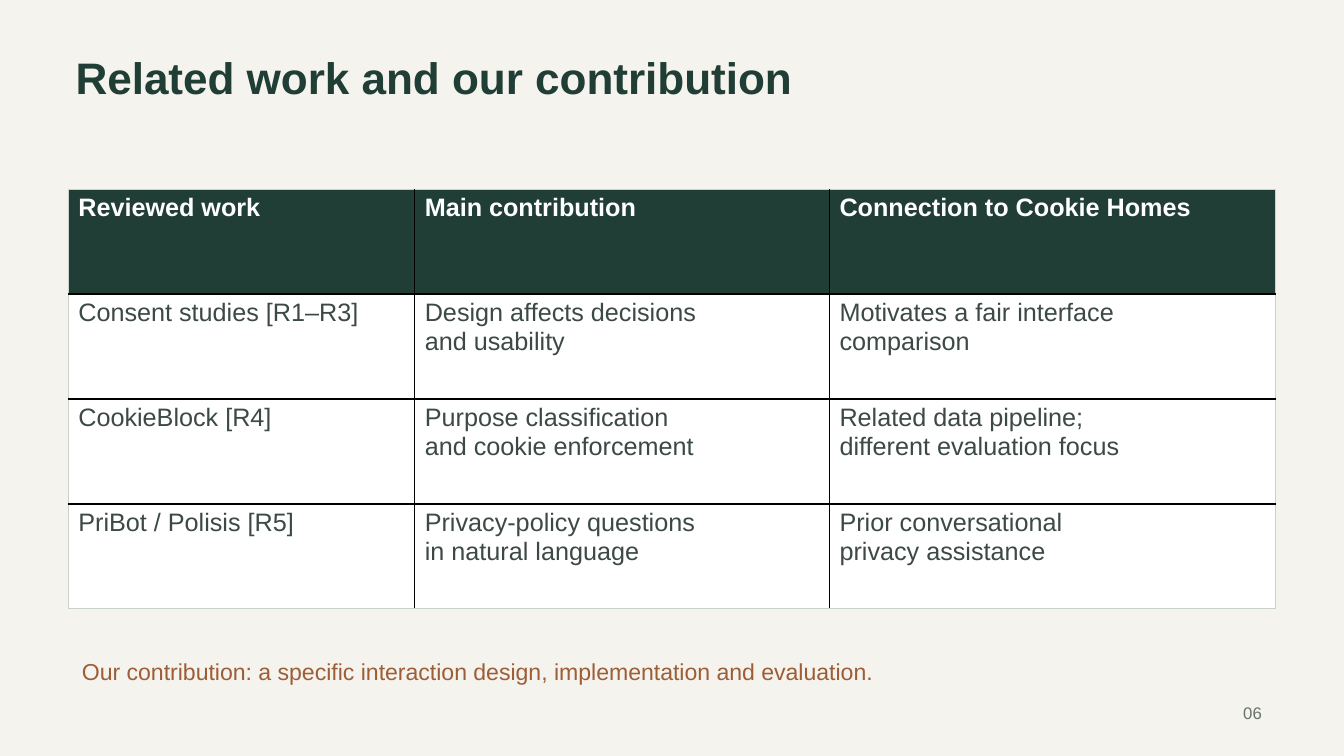
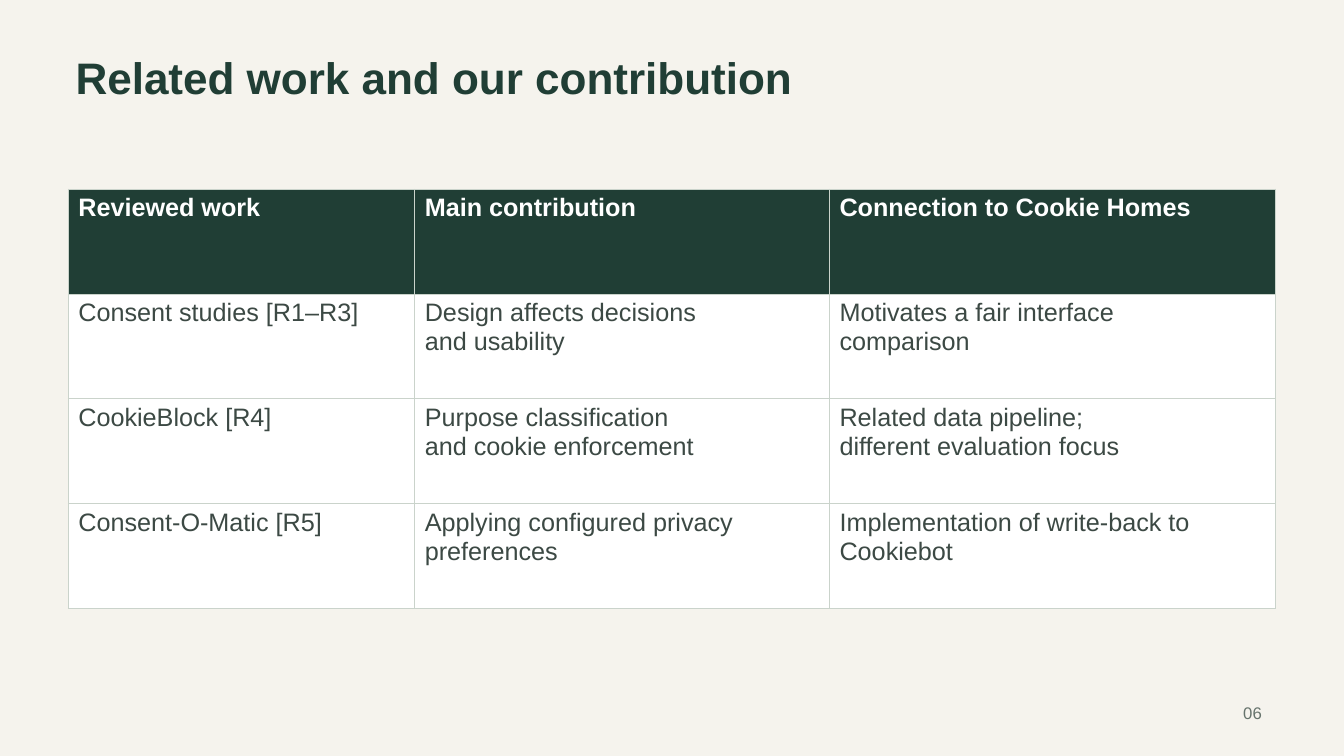
Before and after one commit to CXl0l0/cookiehome, a slide deck: slide 6 of output/presentation-expanded/Cookie_Homes_Presentation_Updated.pptx. Drawn at 1344x756 pixels with LibreOffice and Linux fonts; fonts in the diff are those of the drawing. Boxes give left, top, right and bottom in pixels: in the first picture for what was removed or moved away, otherwise in the second. Text is boxed around its words. In the diff, an @@ line names an element or a change of style, - is before the commit and + after.

```diff
--- a/output/presentation-expanded/Cookie_Homes_Presentation_Updated.pptx
+++ b/output/presentation-expanded/Cookie_Homes_Presentation_Updated.pptx
@@ table at box(69, 190, 1276, 610) @@
-row 4: PriBot / Polisis [R5] | Privacy-policy questions / in natural language | Prior conversational / privacy assistance
+row 4: Consent-O-Matic [R5] | Applying configured privacy preferences | Implementation of write-back to Cookiebot
@@ borders changed @@
@@ text removed at box(82, 663, 872, 685) @@
-Our contribution: a specific interaction design, implementation and evaluation.
```
Also in this commit, not shown: 18 other slides changed, 2 slides added, 2 slides removed, 1 other file.
